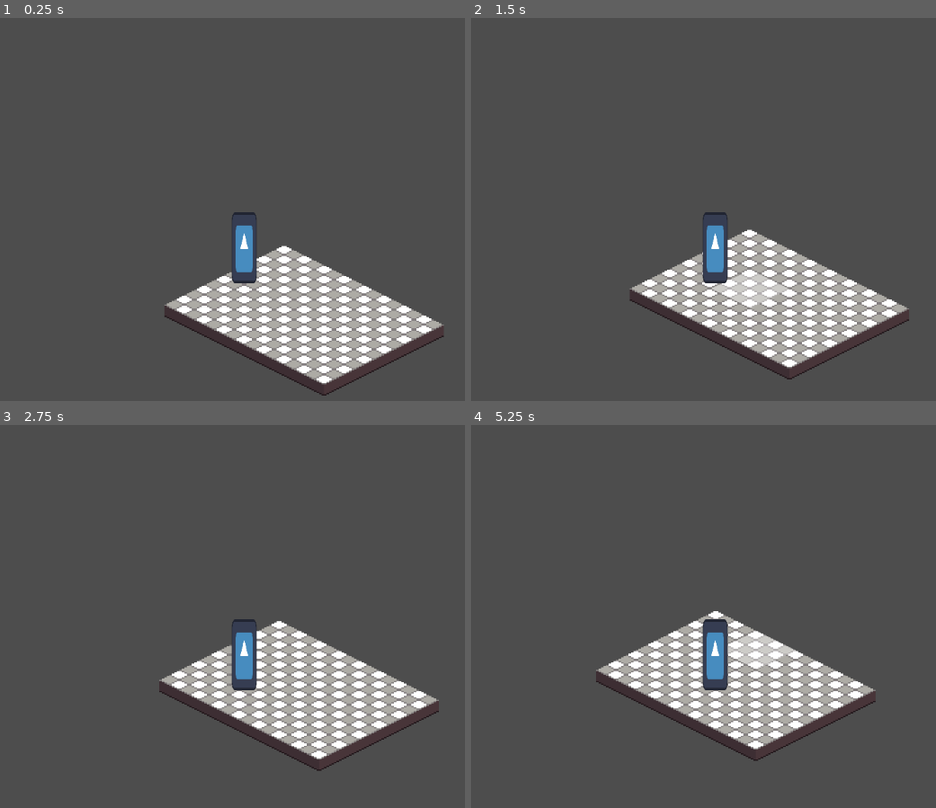
Above: before the commit, frames 1-4 (two rows, left to right).
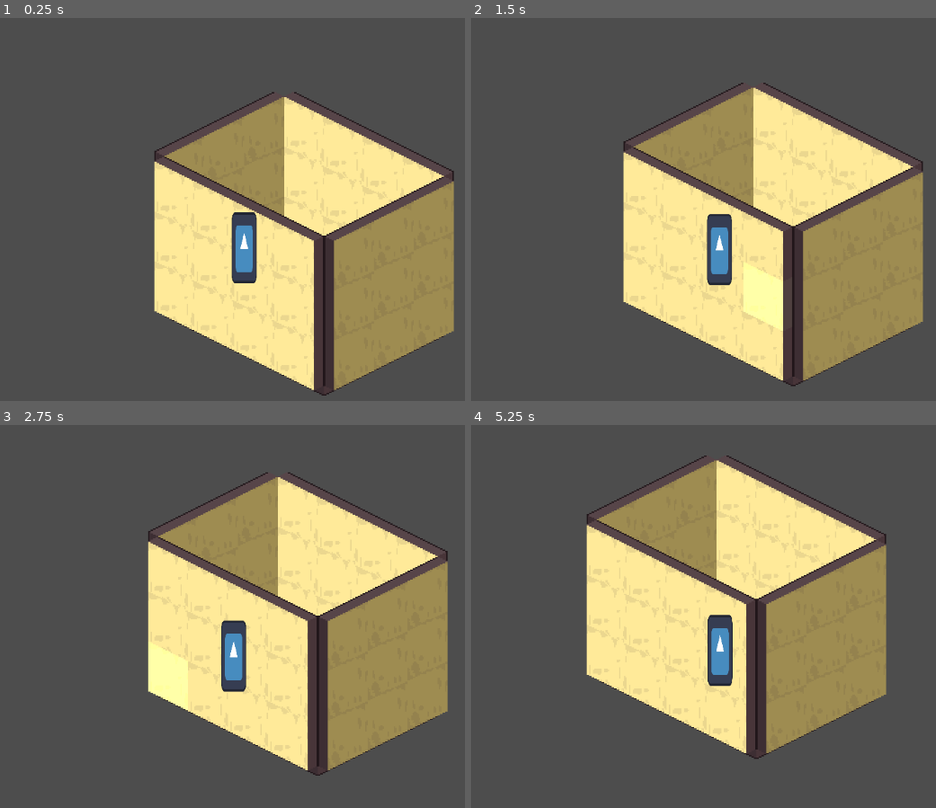
Above: after the commit, the same moments.

Repository: Ludraaa/PurrfectLife
Game: Godot game, scene res://scenes/game.tscn
Two runs of this game, one before a commit and one after it. Both use one fixed random seed, a clock stepped at 60 frames per second and the inputs below. The engine's default icon, where the game draws it, is replaced by a stand-in: a white triangle on a blue panel in a dark square.
Inputs (mouse positions are in pixels of both pictures, inside the frame that each line leads up to):
- Up to frame 1 (0.25 s): no input
- Up to frame 2 (1.5 s): tap Enter at 0.5 s; move the mouse to (717, 289) at 0.52 s; click (717, 289) at 0.6 s; move the mouse to (754, 297) at 1.27 s; click (754, 297) at 1.35 s
- Up to frame 3 (2.75 s): move the mouse to (172, 693) at 2.02 s; click (172, 693) at 2.1 s
- Up to frame 4 (5.25 s): move the mouse to (712, 704) at 2.77 s; click (712, 704) at 2.85 s; move the mouse to (754, 708) at 3.52 s; click (754, 708) at 3.6 s; move the mouse to (726, 612) at 4.27 s; click (726, 612) at 4.35 s; move the mouse to (759, 650) at 5.02 s; click (759, 650) at 5.1 s

The runs differ from the first frame. In frame 1, 35% of the frame differs, in the area x 33-98%, y 19-98%; in frame 2, 36%; in frame 3, 36%; in frame 4, 36%, in the area x 24-90%, y 7-88%.

Commit message:
added wall generation for floor tiles, added pathfinding to player

Diff:
--- a/project.godot
+++ b/project.godot
@@ -12,7 +12,7 @@
 
 config/name="PurrfectLive"
 run/main_scene="res://scenes/game.tscn"
-config/features=PackedStringArray("4.1", "Mobile")
+config/features=PackedStringArray("4.3", "Mobile")
 config/icon="res://icon.svg"
 
 [input]
--- a/scenes/floor_tile.tscn
+++ b/scenes/floor_tile.tscn
@@ -1,7 +1,7 @@
 [gd_scene load_steps=4 format=3 uid="uid://cecp163nfgjwc"]
 
 [ext_resource type="Texture2D" uid="uid://bqsx8f34yww5g" path="res://assets/floor tiles/1.png" id="1_icltx"]
-[ext_resource type="Script" path="res://scripts/hitbox_area.gd" id="2_6wbc6"]
+[ext_resource type="Script" path="res://scripts/hitbox_area_floor.gd" id="2_6wbc6"]
 
 [sub_resource type="SpriteFrames" id="SpriteFrames_q51ig"]
 animations = [{
@@ -19,18 +19,18 @@
 sprite_frames = SubResource("SpriteFrames_q51ig")
 animation = &"0"
 
-[node name="hitbox_area" type="Area2D" parent="."]
+[node name="hitbox_area_floor" type="Area2D" parent="."]
 collision_layer = 32768
 collision_mask = 32768
 script = ExtResource("2_6wbc6")
 
-[node name="highlight_box" type="Polygon2D" parent="hitbox_area"]
+[node name="highlight_box" type="Polygon2D" parent="hitbox_area_floor"]
 modulate = Color(1, 1, 1, 0.388235)
 position = Vector2(1, 0)
 polygon = PackedVector2Array(32, -4, 0, 11, -32, -5, 0, -20)
 
-[node name="CollisionPolygon2D" type="CollisionPolygon2D" parent="hitbox_area"]
+[node name="CollisionPolygon2D" type="CollisionPolygon2D" parent="hitbox_area_floor"]
 polygon = PackedVector2Array(-31, -5, 0, -20, 32, -4, 0, 11)
 
-[connection signal="mouse_entered" from="hitbox_area" to="hitbox_area" method="_on_mouse_entered"]
-[connection signal="mouse_exited" from="hitbox_area" to="hitbox_area" method="_on_mouse_exited"]
+[connection signal="mouse_entered" from="hitbox_area_floor" to="hitbox_area_floor" method="_on_mouse_entered"]
+[connection signal="mouse_exited" from="hitbox_area_floor" to="hitbox_area_floor" method="_on_mouse_exited"]
--- a/scenes/player.tscn
+++ b/scenes/player.tscn
@@ -17,6 +17,7 @@
 [sub_resource type="CircleShape2D" id="CircleShape2D_0bgxp"]
 
 [node name="player" type="CharacterBody2D"]
+z_index = 4
 position = Vector2(0, -5)
 script = ExtResource("1_fqjs7")
 
@@ -29,6 +30,7 @@
 [node name="Camera2D" type="Camera2D" parent="."]
 position = Vector2(0, -20)
 zoom = Vector2(2, 2)
+position_smoothing_enabled = true
 metadata/_edit_lock_ = true
 
 [node name="CollisionShape2D" type="CollisionShape2D" parent="."]
@@ -39,7 +41,9 @@
 [node name="Navigation" type="Node2D" parent="."]
 
 [node name="NavigationAgent2D" type="NavigationAgent2D" parent="Navigation"]
-target_desired_distance = 0.1
+path_desired_distance = 2.0
+target_desired_distance = 5.0
+path_max_distance = 10.0
 
 [node name="Timer" type="Timer" parent="Navigation"]
 wait_time = 0.1
--- a/scenes/tile_map.tscn
+++ b/scenes/tile_map.tscn
@@ -1,7 +1,8 @@
-[gd_scene load_steps=5 format=3 uid="uid://ew2um1inqa6v"]
+[gd_scene load_steps=7 format=3 uid="uid://ew2um1inqa6v"]
 
 [ext_resource type="Script" path="res://scripts/TileMap.gd" id="1_ficry"]
 [ext_resource type="Texture2D" uid="uid://bg5rxlxuir2ab" path="res://assets/floor_atlas.png" id="1_rw7p8"]
+[ext_resource type="Texture2D" uid="uid://5u0o8dd2njuu" path="res://assets/wall_atlas.png" id="2_vk3bw"]
 
 [sub_resource type="TileSetAtlasSource" id="TileSetAtlasSource_y6tkj"]
 texture = ExtResource("1_rw7p8")
@@ -9,17 +10,45 @@
 2:4/0 = 0
 1:4/0 = 0
 
+[sub_resource type="TileSetAtlasSource" id="TileSetAtlasSource_01jon"]
+texture = ExtResource("2_vk3bw")
+texture_region_size = Vector2i(40, 59)
+2:2/0 = 0
+2:3/0 = 0
+0:4/0 = 0
+1:4/0 = 0
+2:4/0 = 0
+0:5/0 = 0
+1:5/0 = 0
+0:6/0 = 0
+1:6/0 = 0
+3:2/0 = 0
+4:2/0 = 0
+3:3/0 = 0
+4:3/0 = 0
+
 [sub_resource type="TileSet" id="TileSet_804sc"]
 tile_shape = 1
 tile_layout = 5
 tile_offset_axis = 1
 tile_size = Vector2i(64, 32)
 sources/0 = SubResource("TileSetAtlasSource_y6tkj")
+sources/1 = SubResource("TileSetAtlasSource_01jon")
 
 [node name="TileMap" type="TileMap"]
 y_sort_enabled = true
 tile_set = SubResource("TileSet_804sc")
 format = 2
+layer_0/name = "floor"
 layer_0/y_sort_enabled = true
-layer_0/tile_data = PackedInt32Array(65536, 131072, 4, 65537, 131072, 4, 131072, 131072, 4, 131073, 131072, 4, 131074, 131072, 4, 0, 131072, 4, 1, 131072, 4, 2, 131072, 4, 65538, 131072, 4, 65539, 131072, 4, 3, 131072, 4, 131075, 131072, 4)
+layer_0/tile_data = PackedInt32Array(0, 131072, 4, 65536, 131072, 4, 1, 131072, 4, 65537, 131072, 4, 2, 131072, 4, 65538, 131072, 4, 131074, 131072, 4, 131073, 131072, 4, 131072, 131072, 4, 131075, 131072, 4, 65539, 131072, 4, 3, 131072, 4)
+layer_1/name = "1"
+layer_1/y_sort_enabled = true
+layer_1/z_index = 1
+layer_2/name = "2"
+layer_2/y_sort_enabled = true
+layer_2/z_index = 2
+layer_3/name = "3"
+layer_3/y_sort_enabled = true
+layer_3/z_index = 3
 script = ExtResource("1_ficry")
--- /dev/null
+++ b/scenes/wall_tile.tscn
@@ -0,0 +1,39 @@
+[gd_scene load_steps=5 format=3 uid="uid://dsnqk3rnhvde2"]
+
+[ext_resource type="Texture2D" uid="uid://bvs2cdqmnpl1m" path="res://assets/wall_tiles/1L.png" id="1_wkc41"]
+[ext_resource type="Texture2D" uid="uid://bhhunglhwx7j7" path="res://assets/wall_tiles/1R.png" id="2_kdva4"]
+[ext_resource type="Script" path="res://scripts/wall_tile.gd" id="3_fvhwo"]
+
+[sub_resource type="SpriteFrames" id="SpriteFrames_1ljab"]
+animations = [{
+"frames": [{
+"duration": 1.0,
+"texture": ExtResource("1_wkc41")
+}, {
+"duration": 1.0,
+"texture": ExtResource("2_kdva4")
+}],
+"loop": true,
+"name": &"1",
+"speed": 5.0
+}]
+
+[node name="wall_tile" type="AnimatedSprite2D"]
+sprite_frames = SubResource("SpriteFrames_1ljab")
+animation = &"1"
+script = ExtResource("3_fvhwo")
+
+[node name="hitbox_area_wall" type="Area2D" parent="."]
+y_sort_enabled = true
+collision_layer = 32768
+collision_mask = 32768
+
+[node name="collisionL" type="CollisionPolygon2D" parent="hitbox_area_wall"]
+position = Vector2(4, 2)
+polygon = PackedVector2Array(-16, -12, 15, -27, 16, 13, -16, 28)
+
+[node name="collisionR" type="CollisionPolygon2D" parent="hitbox_area_wall"]
+polygon = PackedVector2Array(-20, -26, 12, -10, 12, 29, -20, 14)
+
+[connection signal="mouse_entered" from="hitbox_area_wall" to="." method="_on_hitbox_area_wall_mouse_entered"]
+[connection signal="mouse_exited" from="hitbox_area_wall" to="." method="_on_hitbox_area_wall_mouse_exited"]
--- a/scripts/TileMap.gd
+++ b/scripts/TileMap.gd
@@ -1,6 +1,7 @@
 extends TileMap
 
 const floorTile = preload("res://scenes/floor_tile.tscn")
+const wallTile = preload("res://scenes/wall_tile.tscn")
 
 # Called when the node enters the scene tree for the first time.
 func _ready():
@@ -11,8 +12,71 @@
 			var floor = floorTile.instantiate()
 			floor.position = map_to_local(cellPos) * scale
 			add_child(floor)
-			erase_cell(0, cellPos)
+			#generates adjacent walls for the floor tile
+			#erase_cell(0, cellPos)
+	generate_walls()
+
+
+
+func generate_walls():
+	for cellPos in get_used_cells(0):
+		if !get_cell_tile_data(0, cellPos - Vector2i(1, 0)):
+			for layer in range(1, get_layers_count()):
+				if !(get_cell_tile_data(layer, cellPos - Vector2i(1,0))):
+					set_cell(layer, cellPos - Vector2i(1,0), 1, Vector2i(3, 2))
+		if !get_cell_tile_data(0, cellPos - Vector2i(0, 1)):
+			for layer in range(1, get_layers_count()):
+				if !(get_cell_tile_data(layer, cellPos - Vector2i(0,1))):
+					set_cell(layer, cellPos - Vector2i(0,1), 1, Vector2i(4, 2))
+		if !get_cell_tile_data(0, cellPos + Vector2i(1, 0)):
+			for layer in range(1, get_layers_count()):
+				if !(get_cell_tile_data(layer, cellPos + Vector2i(1,0))):
+					set_cell(layer, cellPos + Vector2i(1,0), 1, Vector2i(3, 3))
+		if !get_cell_tile_data(0, cellPos + Vector2i(0, 1)):
+			for layer in range(1, get_layers_count()):
+				if !(get_cell_tile_data(layer, cellPos + Vector2i(0,1))):
+					set_cell(layer, cellPos + Vector2i(0,1), 1, Vector2i(4, 3))
+
+	for layer in range(1, get_layers_count()):
+		for cellPos in get_used_cells(layer):
+			if get_cell_atlas_coords(layer, cellPos) == Vector2i(3, 2) and get_cell_source_id(layer, cellPos) == 1:
+				var wall_L = wallTile.instantiate()
+				wall_L.position = map_to_local(cellPos) * scale + Vector2(12, 22) + Vector2(0, -40) * layer
+				wall_L.z_index = layer
+				add_child(wall_L)
+				erase_cell(layer, cellPos)
+			if get_cell_atlas_coords(layer, cellPos) == Vector2i(4, 2) and get_cell_source_id(layer, cellPos) == 1:
+				var wall_R = wallTile.instantiate()
+				wall_R.position = map_to_local(cellPos) * scale + Vector2(-12, 22) + Vector2(0, -40) * layer
+				wall_R.z_index = layer
+				wall_R.left = false
+				add_child(wall_R)
+				erase_cell(layer, cellPos)
+			if get_cell_atlas_coords(layer, cellPos) == Vector2i(3, 3) and get_cell_source_id(layer, cellPos) == 1:
+				var wall_L = wallTile.instantiate()
+				wall_L.position = map_to_local(cellPos) * scale + Vector2(-12, 10) + Vector2(0, -40) * layer
+				wall_L.z_index = layer
+				wall_L.front_wall = true
+				add_child(wall_L)
+				erase_cell(layer, cellPos)
+			if get_cell_atlas_coords(layer, cellPos) == Vector2i(4, 3) and get_cell_source_id(layer, cellPos) == 1:
+				var wall_R = wallTile.instantiate()
+				wall_R.position = map_to_local(cellPos) * scale + Vector2(12, 10) + Vector2(0, -40) * layer
+				wall_R.z_index = layer
+				wall_R.left = false
+				wall_R.front_wall = true
+				add_child(wall_R)
+				erase_cell(layer, cellPos)
 
 # Called every frame. 'delta' is the elapsed time since the previous frame.
 func _process(delta):
+#	hide_front_walls()
 	pass
+
+
+#func hide_front_walls():
+#	for layer in range(1, get_layers_count()):
+#		for cellPos in get_used_cells(layer):
+#			if get_cell_source_id(layer, cellPos) == 1 and get_cell_tile_data(layer, cellPos).front_wall == true:
+#				if local_to_map(get_parent().get_node("player").global_position).x < 1:
+#					pass
--- a/scripts/hitbox_area.gd
+++ b/scripts/hitbox_area_floor.gd
@@ -2,6 +2,8 @@
 
 @onready var game = get_parent().get_parent().get_parent()
 @onready var player = game.get_node("player")
+
+@export var hovered_over : bool = false
 
 # Called when the node enters the scene tree for the first time.
 func _ready():
@@ -10,13 +12,16 @@
 
 # Called every frame. 'delta' is the elapsed time since the previous frame.
 func _process(delta):
-	if Input.is_action_just_pressed("lmb") and $highlight_box.visible:
+	if Input.is_action_just_pressed("lmb") and hovered_over:
 		player.pathTarget = self
+		player.get_node("Navigation/NavigationAgent2D").target_position = global_position + Vector2(0, -25)
 
 
 func _on_mouse_entered():
-	$highlight_box.visible = true
+	get_parent().set_modulate(Color(1.1, 1.2, 1.1, 1))
+	hovered_over = true
 
 
 func _on_mouse_exited():
-	$highlight_box.visible = false
+	get_parent().set_modulate(Color(1, 1, 1, 1))
+	hovered_over = false
--- a/scripts/player.gd
+++ b/scripts/player.gd
@@ -8,17 +8,26 @@
 
 
 func _physics_process(delta):
+	calculate_z_index()
+	var direction = Vector2.ZERO
 	if pathTarget:
-		if pathTarget.global_position == global_position:
+		if navigationAgent.is_navigation_finished():
 			pathTarget = null
 		else:
-			var direction = Vector2.ZERO
 			direction = (navigationAgent.get_next_path_position() - global_position).normalized()
 			velocity.x = direction.x * speed * delta
 			velocity.y = direction.y * speed * delta * 0.5
 
 			move_and_slide()
 
+func calculate_z_index():
+	var z_index_bonus = 0
+	var base_z_index = 4
+
+	var tile_pos = get_parent().get_node("TileMap").local_to_map(global_position)
+	z_index_bonus = tile_pos.x + tile_pos.y
+	z_index = base_z_index + z_index_bonus
+
 
 
 func _on_timer_timeout():
--- /dev/null
+++ b/scripts/wall_tile.gd
@@ -0,0 +1,36 @@
+extends AnimatedSprite2D
+
+@export var hovered_over : bool = false
+@export var left : bool = true
+@export var front_wall: bool = false
+
+const typeArray = ["1", "2", "3", "4", "5", "6", "7", "8", "9"]
+@export var type_index = 0
+
+# Called when the node enters the scene tree for the first time.
+func _ready() -> void:
+	play(typeArray[type_index], 0)
+
+func change_type(type : int):
+	type_index = type
+	play(typeArray[type_index], 0)
+
+# Called every frame. 'delta' is the elapsed time since the previous frame.
+func _process(delta: float) -> void:
+	if left:
+		$hitbox_area_wall/collisionL.disabled = false
+		$hitbox_area_wall/collisionR.disabled = true
+		set_frame_and_progress(0, 0)
+	else:
+		$hitbox_area_wall/collisionL.disabled = true
+		$hitbox_area_wall/collisionR.disabled = false
+		set_frame_and_progress(1, 0)
+
+func _on_hitbox_area_wall_mouse_entered() -> void:
+	set_modulate(Color(1.1, 1.2, 1.1, 1))
+	hovered_over = true
+
+
+func _on_hitbox_area_wall_mouse_exited() -> void:
+	set_modulate(Color(1, 1, 1, 1))
+	hovered_over = false
Binary file changed: assets/wall_atlas.png
Binary file added: assets/wall_tiles/1L.png
Not shown, added: assets/wall_tiles/1L.png.import
Binary file added: assets/wall_tiles/1R.png
Not shown, added: assets/wall_tiles/1R.png.import
Binary file added: assets/wall_tiles/2L.png
Not shown, added: assets/wall_tiles/2L.png.import
Binary file added: assets/wall_tiles/2R.png
Not shown, added: assets/wall_tiles/2R.png.import
Binary file added: assets/wall_tiles/3L.png
Not shown, added: assets/wall_tiles/3L.png.import
Binary file added: assets/wall_tiles/3R.png
(and 29 more such lines)
